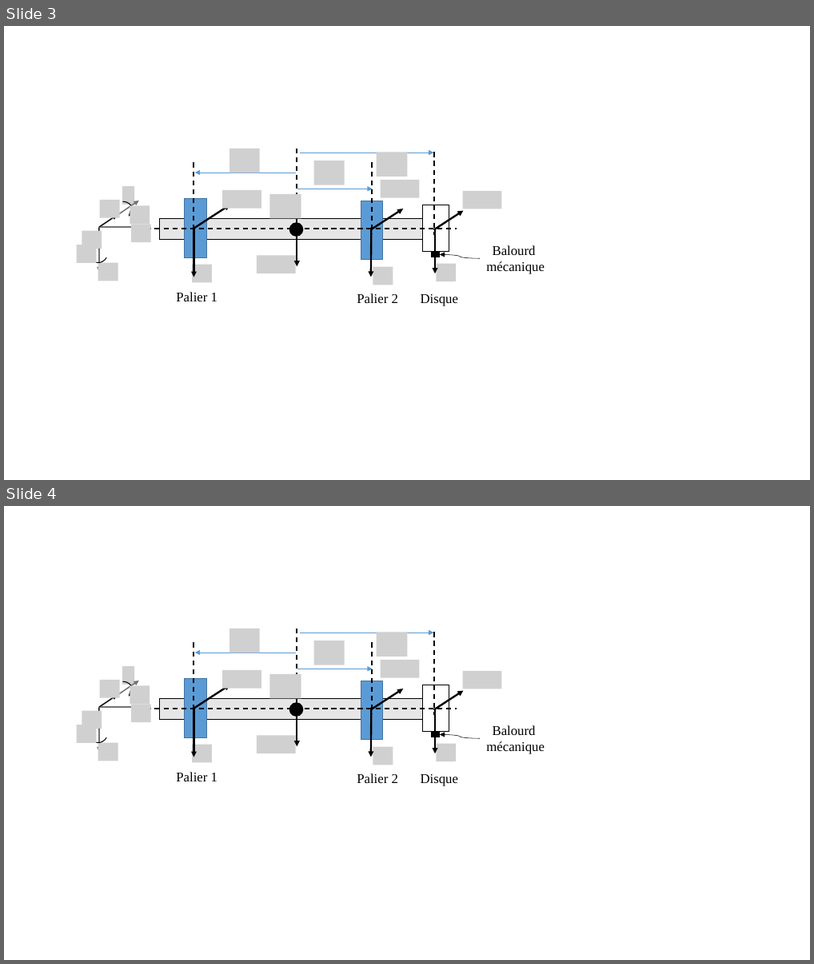
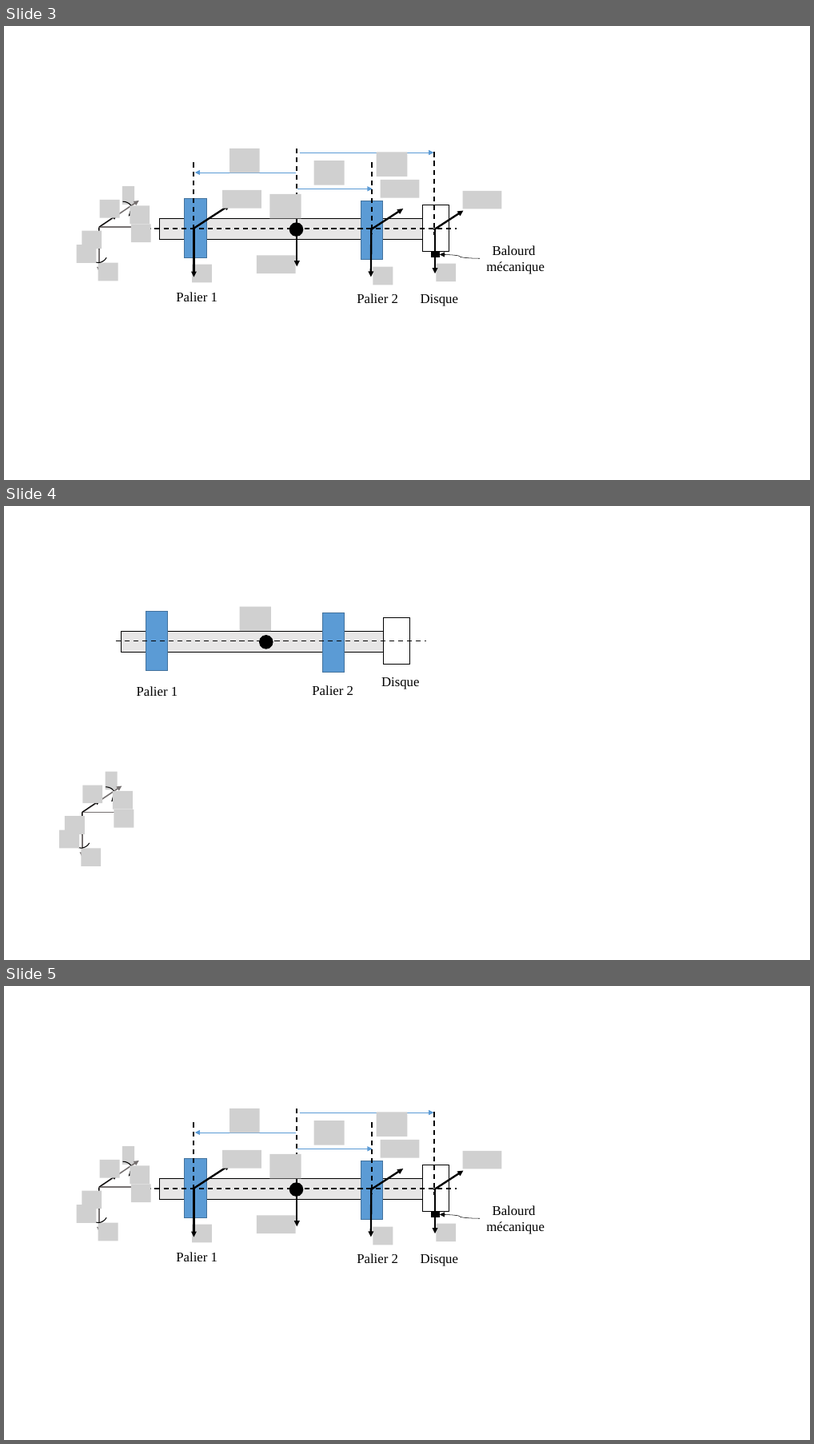
Before and after one commit to SilunZ/SoutenanceThese, a slide deck: Support/Figures.pptx. Shown one above the other, each under a label of ours: slides 3 and 4 before the commit, slides 3, 4 and 5 after it. The pictures are 814x964 and 814x1444 pixels, drawn with LibreOffice and Linux fonts; fonts in the diff are those of the drawing; grey boxes stand for pictures. Boxes give left, top, right and bottom in pixels: in the first picture for what was removed or moved away, otherwise in the second. Text is boxed around its words. In the diff, an @@ line names an element or a change of style, - is before the commit and + after.

```diff
--- a/Support/Figures.pptx
+++ b/Support/Figures.pptx
@@ slide 4 added at (x1=4, y1=506, x2=810, y2=960), background #FFFFFF @@
@@ group added at (x1=116, y1=607, x2=426, y2=696): 4 rectangles, 3 texts, 1 ellipse, 1 line, 1 picture @@
+Disque
+Palier 1
+Palier 2
@@ group added at (x1=59, y1=772, x2=134, y2=866): 7 pictures, 5 arrows, 2 arc (boxed as its full ellipse)s @@
@@ what was slide 4 is now slide 5 @@
```
Also in this commit, not shown: 1 slide changed, 3 other slides added, 2 other files.
